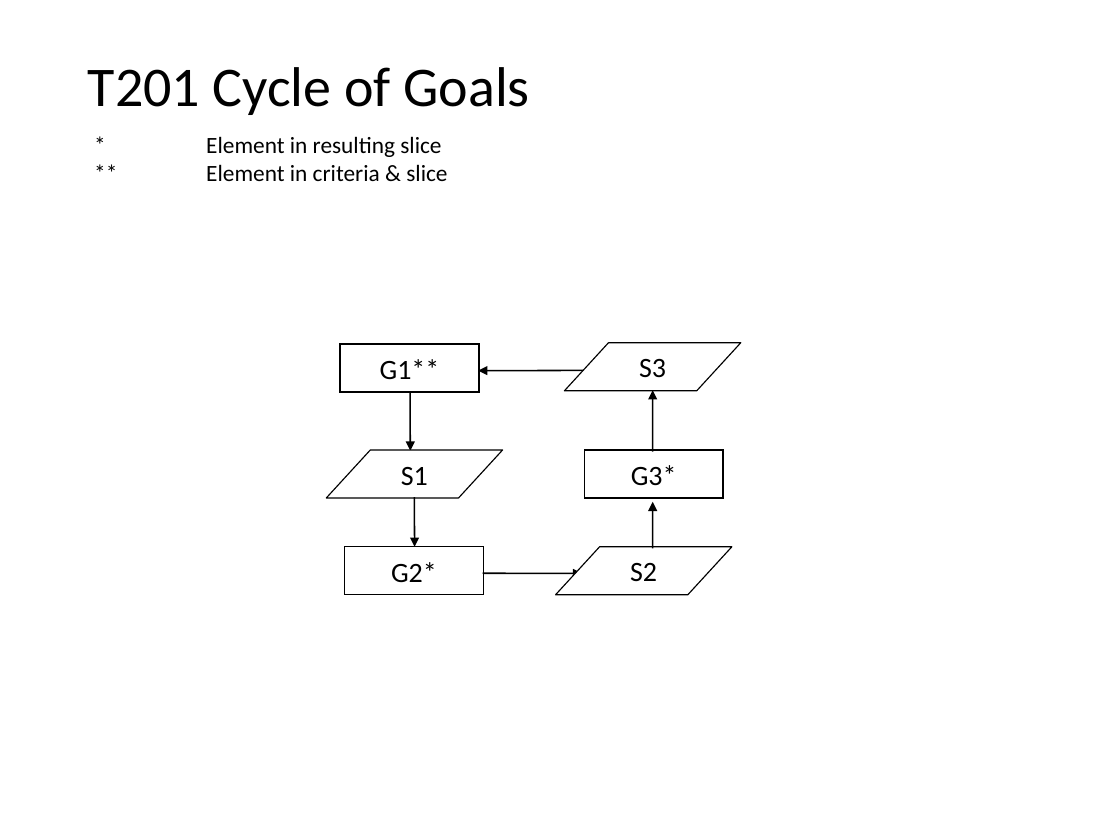
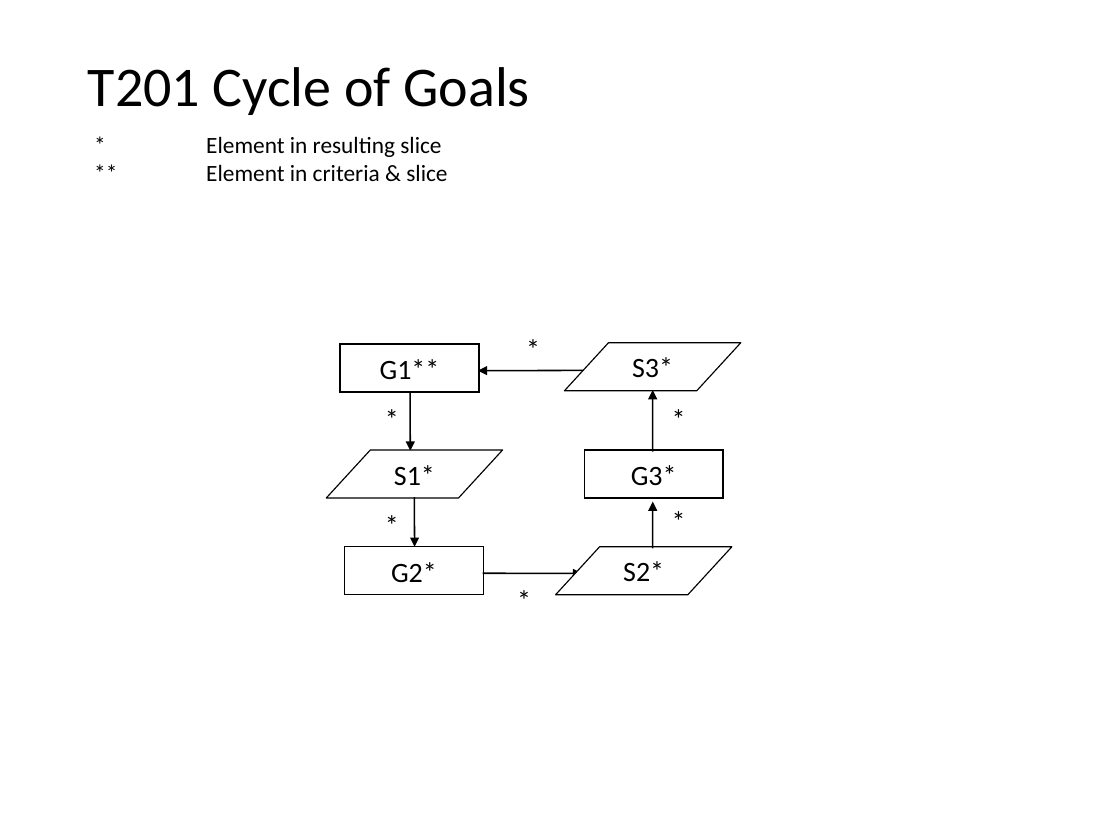
Before and after one commit to nlsfung/MMINT_Examples, a slide deck: slide 10 of GSNSliceRecheckTestSuite/TestSuite.ppt. Drawn at 1120x840 pixels with LibreOffice and Linux fonts; fonts in the diff are those of the drawing. Boxes give left, top, right and bottom in pixels: in the first picture for what was removed or moved away, otherwise in the second. Text is boxed around its words. In the diff, an @@ line names an element or a change of style, - is before the commit and + after.

```diff
--- a/GSNSliceRecheckTestSuite/TestSuite.ppt
+++ b/GSNSliceRecheckTestSuite/TestSuite.ppt
@@ text added at (515,326,551,371), 18 pt, text #000000 @@
+*
@@ text in parallelogram at (632,357,673,377): text changed @@
-S3
+S3*
@@ text added at (374,396,410,441), 18 pt, text #000000 @@
+*
@@ text added at (661,396,697,441), 18 pt, text #000000 @@
+*
@@ text in parallelogram at (394,465,435,485): text changed @@
-S1
+S1*
@@ text added at (374,502,410,547), 18 pt, text #000000 @@
+*
@@ text added at (661,497,697,542), 18 pt, text #000000 @@
+*
@@ text in parallelogram at (623,561,664,581): text changed @@
-S2
+S2*
@@ text added at (506,577,542,622), 18 pt, text #000000 @@
+*
```
Also in this commit, not shown: 12 other slides changed.
